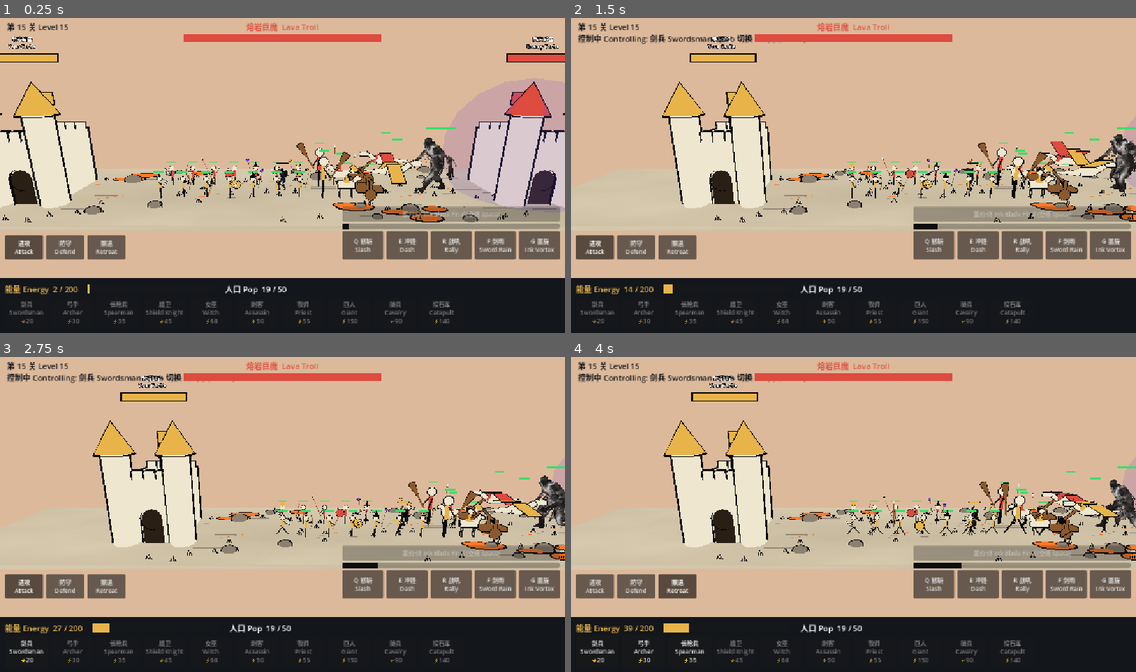
Above: before the commit, frames 1-4 (two rows, left to right).
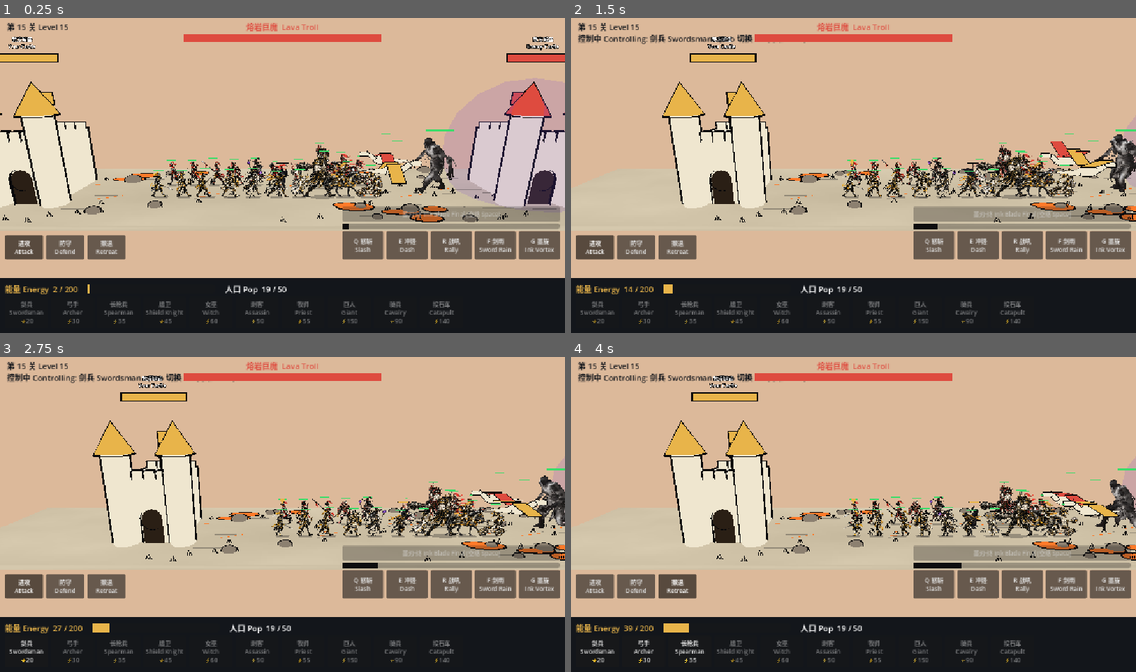
Above: after the commit, the same moments.

Repository: cronustjy-sketch/inkblade
Game: Godot game, scene res://scenes/dev_preview.tscn
Same seed, same stepped clock (60 frames per second), same inputs: the game is played once before the commit and once after it. This scene is started directly instead of the project's main scene.
Inputs (mouse positions are in pixels of both pictures, inside the frame that each line leads up to):
- Up to frame 1 (0.25 s): no input
- Up to frame 2 (1.5 s): tap Enter at 0.5 s; move the mouse to (977, 159) at 0.52 s; hold Right (ui_right) 0.53-1.25 s; tap Tab at 0.6 s; click (977, 159) at 0.67 s; tap Space at 0.77, 1.07 s; drag from (740, 191) to (825, 238) at 1.27 s
- Up to frame 3 (2.75 s): move the mouse to (339, 445) at 2.02 s; hold Right (ui_right) from 2.03 s (still down); tap 1 at 2.1 s
- Up to frame 4 (4 s): release Right (ui_right) at 2.75 s; drag from (825, 577) to (684, 467) at 2.77 s; move the mouse to (1023, 561) at 3.52 s; hold Left (ui_left) from 3.53 s (still down); tap 3 at 3.6 s; tap Space at 3.77 s

The runs differ from the first frame. In frame 1, 3.1% of the frame differs, in the area x 26-81%, y 34-58%; in frame 2, 3.1%, in the area x 48-100%, y 34-58%; in frame 3, 3.1%; in frame 4, 3.0%.

Commit message:
Upgrade 1: ink-brush sprite characters for all army units (Codex art)
Co-Authored-By: Claude Sonnet 5.5 <noreply@anthropic.com>

Diff:
--- /dev/null
+++ b/godot/data/sprite_meta.gd
@@ -0,0 +1,17 @@
+# Generated by tools/bake_sprites.gd - do not edit.
+# Cell size and drawn character height (pixels) of each baked sprite sheet.
+extends RefCounted
+
+const META: Dictionary = {
+	"archer": {"cell_w": 288, "cell_h": 256, "px_h": 216},
+	"assassin": {"cell_w": 288, "cell_h": 256, "px_h": 227},
+	"catapult": {"cell_w": 288, "cell_h": 256, "px_h": 240},
+	"cavalry": {"cell_w": 288, "cell_h": 256, "px_h": 180},
+	"giant": {"cell_w": 288, "cell_h": 256, "px_h": 207},
+	"priest": {"cell_w": 288, "cell_h": 256, "px_h": 205},
+	"prop_castle": {"cell_w": 1526, "cell_h": 944, "px_h": 944},
+	"shield": {"cell_w": 288, "cell_h": 256, "px_h": 240},
+	"soldier": {"cell_w": 288, "cell_h": 256, "px_h": 235},
+	"spear": {"cell_w": 288, "cell_h": 256, "px_h": 186},
+	"witch": {"cell_w": 288, "cell_h": 256, "px_h": 222},
+}
--- a/godot/data/units.gd
+++ b/godot/data/units.gd
@@ -4,19 +4,20 @@
 const PX_PER_M: float = 30.0
 
 const UNITS: Dictionary = {
-	"soldier": {"name_cn": "剑兵", "name_en": "Swordsman", "hp": 60.0, "atk": 10.0, "range": 24.0, "speed": 44.0, "cooldown": 0.9, "cost": 20, "pop": 1, "unlock": 1},
-	"archer": {"name_cn": "弓手", "name_en": "Archer", "hp": 36.0, "atk": 9.0, "range": 155.0, "speed": 36.0, "cooldown": 1.35, "cost": 30, "pop": 1, "unlock": 2, "projectile": "arrow"},
-	"spear": {"name_cn": "长枪兵", "name_en": "Spearman", "hp": 75.0, "atk": 12.0, "range": 42.0, "speed": 40.0, "cooldown": 1.1, "cost": 35, "pop": 1, "unlock": 3, "big_mult": 2.0},
-	"shield": {"name_cn": "盾卫", "name_en": "Shield Knight", "hp": 240.0, "atk": 15.0, "range": 26.0, "speed": 32.0, "cooldown": 1.0, "cost": 45, "pop": 1, "unlock": 4, "armor": 0.35, "blocks_arrows": true},
-	"witch": {"name_cn": "女巫", "name_en": "Witch", "hp": 42.0, "atk": 15.0, "range": 135.0, "speed": 32.0, "cooldown": 2.0, "cost": 60, "pop": 1, "unlock": 5, "projectile": "orb", "splash": 48.0},
-	"assassin": {"name_cn": "刺客", "name_en": "Assassin", "hp": 48.0, "atk": 20.0, "range": 22.0, "speed": 85.0, "cooldown": 0.6, "cost": 50, "pop": 1, "unlock": 6, "crit_chance": 0.3, "crit_mult": 2.5},
-	"priest": {"name_cn": "牧师", "name_en": "Priest", "hp": 55.0, "atk": 0.0, "range": 110.0, "speed": 36.0, "cooldown": 1.4, "cost": 55, "pop": 1, "unlock": 7, "heal": 16.0},
-	"giant": {"name_cn": "巨人", "name_en": "Giant", "hp": 620.0, "atk": 38.0, "range": 52.0, "speed": 18.0, "cooldown": 2.2, "cost": 150, "pop": 3, "unlock": 8, "aoe": 62.0, "knockback": 2.0},
-	"cavalry": {"name_cn": "骑兵", "name_en": "Cavalry", "hp": 170.0, "atk": 20.0, "range": 30.0, "speed": 95.0, "cooldown": 1.0, "cost": 90, "pop": 2, "unlock": 9, "charge_mult": 2.0, "knockback": 2.5},
-	"catapult": {"name_cn": "投石车", "name_en": "Catapult", "hp": 220.0, "atk": 50.0, "range": 330.0, "speed": 16.0, "cooldown": 4.2, "cost": 140, "pop": 3, "unlock": 10, "projectile": "rock", "splash": 55.0, "castle_mult": 2.0},
+	"soldier": {"name_cn": "剑兵", "name_en": "Swordsman", "hp": 60.0, "atk": 10.0, "range": 24.0, "speed": 44.0, "cooldown": 0.9, "cost": 20, "pop": 1, "unlock": 1, "sprite_h": 2.2},
+	"archer": {"name_cn": "弓手", "name_en": "Archer", "hp": 36.0, "atk": 9.0, "range": 155.0, "speed": 36.0, "cooldown": 1.35, "cost": 30, "pop": 1, "unlock": 2, "projectile": "arrow", "sprite_h": 2.2},
+	"spear": {"name_cn": "长枪兵", "name_en": "Spearman", "hp": 75.0, "atk": 12.0, "range": 42.0, "speed": 40.0, "cooldown": 1.1, "cost": 35, "pop": 1, "unlock": 3, "big_mult": 2.0, "sprite_h": 2.4},
+	"shield": {"name_cn": "盾卫", "name_en": "Shield Knight", "hp": 240.0, "atk": 15.0, "range": 26.0, "speed": 32.0, "cooldown": 1.0, "cost": 45, "pop": 1, "unlock": 4, "armor": 0.35, "blocks_arrows": true, "sprite_h": 2.3},
+	"witch": {"name_cn": "女巫", "name_en": "Witch", "hp": 42.0, "atk": 15.0, "range": 135.0, "speed": 32.0, "cooldown": 2.0, "cost": 60, "pop": 1, "unlock": 5, "projectile": "orb", "splash": 48.0, "sprite_h": 2.4},
+	"assassin": {"name_cn": "刺客", "name_en": "Assassin", "hp": 48.0, "atk": 20.0, "range": 22.0, "speed": 85.0, "cooldown": 0.6, "cost": 50, "pop": 1, "unlock": 6, "crit_chance": 0.3, "crit_mult": 2.5, "sprite_h": 2.1},
+	"priest": {"name_cn": "牧师", "name_en": "Priest", "hp": 55.0, "atk": 0.0, "range": 110.0, "speed": 36.0, "cooldown": 1.4, "cost": 55, "pop": 1, "unlock": 7, "heal": 16.0, "sprite_h": 2.3},
+	"giant": {"name_cn": "巨人", "name_en": "Giant", "hp": 620.0, "atk": 38.0, "range": 52.0, "speed": 18.0, "cooldown": 2.2, "cost": 150, "pop": 3, "unlock": 8, "aoe": 62.0, "knockback": 2.0, "sprite_h": 3.8},
+	"cavalry": {"name_cn": "骑兵", "name_en": "Cavalry", "hp": 170.0, "atk": 20.0, "range": 30.0, "speed": 95.0, "cooldown": 1.0, "cost": 90, "pop": 2, "unlock": 9, "charge_mult": 2.0, "knockback": 2.5, "sprite_h": 3.0},
+	"catapult": {"name_cn": "投石车", "name_en": "Catapult", "hp": 220.0, "atk": 50.0, "range": 330.0, "speed": 16.0, "cooldown": 4.2, "cost": 140, "pop": 3, "unlock": 10, "projectile": "rock", "splash": 55.0, "castle_mult": 2.0, "sprite_h": 2.6},
 	"dragon": {"name_cn": "苍龙", "name_en": "Dragon", "hp": 900.0, "atk": 16.0, "range": 40.0, "speed": 80.0, "cooldown": 1.0, "cost": 190, "pop": 4, "unlock": 201, "flying": true},
 }
 
+# "sprite_h" = height in meters of the drawn character in its sprite sheet (sprites/<key>_gold|red.png).
 # The hero (not a spawnable unit). Pixel values like UNITS.
 const HERO: Dictionary = {
 	"name_cn": "墨刃", "name_en": "Ink Blade",
--- /dev/null
+++ b/godot/scripts/spriterig.gd
@@ -0,0 +1,113 @@
+extends Node3D
+
+# Billboard sprite visual for a unit, drawn from the baked ink sprite sheets (sprites/<key>_gold|red.png).
+# Same interface as stickman.gd: set_moving(), play_attack(), set_facing(), flash(), `height`.
+# Sheet layout: 4 columns x 2 rows; top row = walk cycle, bottom row = attack. Sprites are drawn facing right.
+
+const UnitData := preload("res://data/units.gd")
+const SpriteMeta := preload("res://data/sprite_meta.gd")
+
+const COLS: int = 4
+const FEET_MARGIN_PX: float = 8.0 # keep in sync with MARGIN in tools/bake_sprites.gd
+const FLASH_TIME: float = 0.12
+
+static var _shadow_mesh: CylinderMesh
+static var _shadow_mat: StandardMaterial3D
+
+var height: float = 2.0
+var gait: float = 4.0
+
+var _sprite: Sprite3D
+var _moving: bool = false
+var _phase: float = 0.0
+var _attack_t: float = -1.0
+var _attack_dur: float = 0.35
+var _face: float = 1.0
+var _flash_t: float = 0.0
+
+static func has_sprite(key: String) -> bool:
+	return SpriteMeta.META.has(key)
+
+func setup(key: String, team: int, speed_mps: float) -> void:
+	var meta: Dictionary = SpriteMeta.META[key]
+	height = UnitData.UNITS[key]["sprite_h"]
+	gait = 4.2 * speed_mps if speed_mps > 0.0 else 4.0
+	var tex: Texture2D = load("res://sprites/%s_%s.png" % [key, "gold" if team == 0 else "red"])
+
+	_sprite = Sprite3D.new()
+	_sprite.texture = tex
+	_sprite.hframes = COLS
+	_sprite.vframes = 2
+	_sprite.pixel_size = height / float(meta["px_h"])
+	_sprite.offset = Vector2(0.0, meta["cell_h"] * 0.5 - FEET_MARGIN_PX)
+	_sprite.billboard = BaseMaterial3D.BILLBOARD_FIXED_Y
+	_sprite.shaded = false
+	_sprite.alpha_cut = SpriteBase3D.ALPHA_CUT_DISCARD
+	_sprite.alpha_scissor_threshold = 0.5
+	_sprite.texture_filter = BaseMaterial3D.TEXTURE_FILTER_LINEAR_WITH_MIPMAPS
+	add_child(_sprite)
+
+	var shadow := MeshInstance3D.new()
+	shadow.mesh = _get_shadow_mesh()
+	shadow.material_override = _get_shadow_mat()
+	var w: float = height * 0.55
+	shadow.scale = Vector3(w, 1.0, w * 0.4)
+	shadow.position.y = 0.02
+	add_child(shadow)
+
+	set_facing(team == 0)
+
+func set_facing(right: bool) -> void:
+	_face = 1.0 if right else -1.0
+	_sprite.flip_h = not right
+
+func set_moving(value: bool) -> void:
+	_moving = value
+
+func play_attack(duration: float) -> void:
+	_attack_dur = clampf(duration * 0.6, 0.25, 0.8)
+	_attack_t = 0.0
+
+# Brief red tint when the unit is hit.
+func flash() -> void:
+	_flash_t = FLASH_TIME
+
+func _process(delta: float) -> void:
+	if _moving:
+		_phase += delta * gait
+	var frame: int
+	if _attack_t >= 0.0:
+		_attack_t += delta
+		if _attack_t >= _attack_dur:
+			_attack_t = -1.0
+	if _attack_t >= 0.0:
+		var u: float = clampf(_attack_t / _attack_dur, 0.0, 0.999)
+		frame = COLS + int(u * COLS)
+		_sprite.position.x = sin(u * PI) * 0.18 * _face
+	else:
+		frame = int(floor(_phase / (PI * 0.5))) % COLS if _moving else 0
+		_sprite.position.x = 0.0
+	_sprite.frame = frame
+	if _flash_t > 0.0:
+		_flash_t -= delta
+		_sprite.modulate = Color(1.0, 0.55, 0.55)
+	else:
+		_sprite.modulate = Color.WHITE
+
+static func _get_shadow_mesh() -> CylinderMesh:
+	if _shadow_mesh == null:
+		_shadow_mesh = CylinderMesh.new()
+		_shadow_mesh.top_radius = 0.5
+		_shadow_mesh.bottom_radius = 0.5
+		_shadow_mesh.height = 0.02
+		_shadow_mesh.radial_segments = 14
+		_shadow_mesh.rings = 1
+	return _shadow_mesh
+
+static func _get_shadow_mat() -> StandardMaterial3D:
+	if _shadow_mat == null:
+		_shadow_mat = StandardMaterial3D.new()
+		_shadow_mat.shading_mode = BaseMaterial3D.SHADING_MODE_UNSHADED
+		_shadow_mat.albedo_color = Color(0.05, 0.05, 0.07, 0.28)
+		_shadow_mat.transparency = BaseMaterial3D.TRANSPARENCY_ALPHA
+	return _shadow_mat
--- a/godot/scripts/unit.gd
+++ b/godot/scripts/unit.gd
@@ -6,6 +6,7 @@
 const Fx := preload("res://scripts/fx.gd")
 const BossData := preload("res://data/bosses.gd")
 const ModelRigScript := preload("res://scripts/modelrig.gd")
+const SpriteRigScript := preload("res://scripts/spriterig.gd")
 const CASTLE_HALF_WIDTH: float = 3.2
 const LANE_MIN_X: float = 0.0
 const LANE_MAX_X: float = 40.0
@@ -85,7 +86,11 @@
 		_rig = ModelRigScript.new()
 		_rig.setup(data)
 		_bar_half = 1.2
+	elif SpriteRigScript.has_sprite(key):
+		_rig = SpriteRigScript.new()
+		_rig.setup(key, team, speed)
 	else:
+		# Units without baked sprites (the dragon) keep the primitive stickman.
 		_rig = StickmanScript.new()
 		_rig.setup(key, team, speed)
 	add_child(_rig)
@@ -94,7 +99,7 @@
 	var quad := QuadMesh.new()
 	quad.size = Vector2(_bar_half * 2.0, 0.1 if not is_boss else 0.16)
 	_fill.mesh = quad
-	_fill.position.y = _rig.height + 0.25
+	_fill.position.y = _rig.height + 0.12
 	var bar_mat := _unshaded(Color("3ddc6a"))
 	bar_mat.billboard_mode = BaseMaterial3D.BILLBOARD_ENABLED
 	bar_mat.billboard_keep_scale = true
@@ -226,6 +231,8 @@
 
 func take_damage(amount: float) -> void:
 	hp -= amount * (1.0 - armor)
+	if _rig.has_method("flash"):
+		_rig.flash()
 	_update_bar()
 	if hp <= 0.0:
 		queue_free()
--- /dev/null
+++ b/godot/tools/bake_sprites.gd
@@ -0,0 +1,289 @@
+extends SceneTree
+
+# Bakes the raw Codex sprite sheets in art_src/raw/<unit>.png (white background, 4x2 grid:
+# top row = walk, bottom row = attack) into game-ready sheets:
+#   sprites/<unit>_gold.png  player version (gold trim, as drawn)
+#   sprites/<unit>_red.png   enemy version (gold hues shifted to red)
+#   data/sprite_meta.gd      cell size and drawn character height per unit
+#
+# Run:  godot --headless --path . --script res://tools/bake_sprites.gd
+# then: godot --headless --path . --import
+
+const RAW_DIR: String = "res://art_src/raw/"
+const OUT_DIR: String = "res://sprites/"
+const META_PATH: String = "res://data/sprite_meta.gd"
+const COLS: int = 4
+const ROWS: int = 2
+const OUT_W: int = 288
+const OUT_H: int = 256
+const MARGIN: int = 8
+const BG_MIN: int = 232 # a border-connected pixel whose darkest channel is >= this is background
+const WHITE_MIN: int = 246 # enclosed pure-white patches at least WHITE_BLOB px big are holes too
+const WHITE_BLOB: int = 80
+const ALPHA_MIN: int = 24
+const MIN_BLOB: int = 6
+
+func _init() -> void:
+	DirAccess.make_dir_recursive_absolute(ProjectSettings.globalize_path(OUT_DIR))
+	var meta: Dictionary = {}
+	var dir := DirAccess.open(RAW_DIR)
+	var names: PackedStringArray = dir.get_files()
+	names.sort()
+	for file_name in names:
+		if not file_name.ends_with(".png"):
+			continue
+		var key: String = file_name.get_basename()
+		var info: Dictionary = _bake(key)
+		if not info.is_empty():
+			meta[key] = info
+			print("baked %s: px_h=%d" % [key, info["px_h"]])
+	_write_meta(meta)
+	quit()
+
+@warning_ignore("integer_division")
+func _bake(key: String) -> Dictionary:
+	var img := Image.new()
+	if img.load(ProjectSettings.globalize_path(RAW_DIR + key + ".png")) != OK:
+		push_error("cannot load " + key)
+		return {}
+	img.convert(Image.FORMAT_RGBA8)
+	var w: int = img.get_width()
+	var h: int = img.get_height()
+	var data: PackedByteArray = img.get_data()
+	_remove_background(data, w, h)
+	_clear_enclosed_white(data, w, h)
+	if key.begins_with("prop_"):
+		return _bake_prop(key, data, w, h)
+
+	# Group opaque pixels into blobs and give each blob to the cell holding its centre, so a sword that
+	# crosses a cell border stays with its warrior instead of being chopped in two.
+	var cw: int = w / COLS
+	var ch: int = h / ROWS
+	var labels := PackedInt32Array()
+	labels.resize(w * h)
+	var blob_cell: Array[int] = [-1]
+	var blob_box: Array[Rect2i] = [Rect2i()]
+	var next_id: int = 1
+	for start in w * h:
+		if labels[start] != 0 or data[start * 4 + 3] <= ALPHA_MIN:
+			continue
+		var id: int = next_id
+		next_id += 1
+		var stack := PackedInt32Array([start])
+		labels[start] = id
+		var min_x: int = w
+		var min_y: int = h
+		var max_x: int = 0
+		var max_y: int = 0
+		var sum_x: int = 0
+		var sum_y: int = 0
+		var count: int = 0
+		while not stack.is_empty():
+			var p: int = stack[stack.size() - 1]
+			stack.resize(stack.size() - 1)
+			var px: int = p % w
+			var py: int = p / w
+			min_x = mini(min_x, px)
+			max_x = maxi(max_x, px)
+			min_y = mini(min_y, py)
+			max_y = maxi(max_y, py)
+			sum_x += px
+			sum_y += py
+			count += 1
+			for dy in range(-1, 2):
+				var yy: int = py + dy
+				if yy < 0 or yy >= h:
+					continue
+				for dx in range(-1, 2):
+					var xx: int = px + dx
+					if xx < 0 or xx >= w:
+						continue
+					var q: int = yy * w + xx
+					if labels[q] == 0 and data[q * 4 + 3] > ALPHA_MIN:
+						labels[q] = id
+						stack.append(q)
+		var cell: int = -1
+		if count >= MIN_BLOB:
+			var col: int = clampi(sum_x / count / cw, 0, COLS - 1)
+			var row: int = clampi(sum_y / count / ch, 0, ROWS - 1)
+			cell = row * COLS + col
+		blob_cell.append(cell)
+		blob_box.append(Rect2i(min_x, min_y, max_x - min_x + 1, max_y - min_y + 1))
+
+	# Per-cell bounding box = union of its blobs.
+	var boxes: Array[Rect2i] = []
+	boxes.resize(COLS * ROWS)
+	var has_box: Array[bool] = []
+	has_box.resize(COLS * ROWS)
+	for id in range(1, next_id):
+		var cell: int = blob_cell[id]
+		if cell < 0:
+			continue
+		boxes[cell] = blob_box[id] if not has_box[cell] else boxes[cell].merge(blob_box[id])
+		has_box[cell] = true
+
+	var scale_f: float = 1.0
+	for i in boxes.size():
+		if has_box[i]:
+			scale_f = minf(scale_f, minf(float(OUT_W - MARGIN * 2) / boxes[i].size.x, float(OUT_H - MARGIN * 2) / boxes[i].size.y))
+
+	var sheet := Image.create(OUT_W * COLS, OUT_H * ROWS, false, Image.FORMAT_RGBA8)
+	var walk_h: float = 0.0
+	for i in boxes.size():
+		if not has_box[i]:
+			continue
+		var box: Rect2i = boxes[i]
+		var cell_img := Image.create(box.size.x, box.size.y, false, Image.FORMAT_RGBA8)
+		for y in box.size.y:
+			for x in box.size.x:
+				var p: int = (box.position.y + y) * w + box.position.x + x
+				var id: int = labels[p]
+				if id != 0 and blob_cell[id] == i:
+					var o: int = p * 4
+					cell_img.set_pixel(x, y, Color8(data[o], data[o + 1], data[o + 2], data[o + 3]))
+		var nw: int = maxi(1, roundi(box.size.x * scale_f))
+		var nh: int = maxi(1, roundi(box.size.y * scale_f))
+		cell_img.resize(nw, nh, Image.INTERPOLATE_LANCZOS)
+		var col: int = i % COLS
+		var row: int = i / COLS
+		# Keep the character's horizontal position inside its source cell; feet go on a common baseline.
+		var src_center: float = box.position.x + box.size.x * 0.5 - col * cw
+		var cx: float = OUT_W * 0.5 + (src_center - cw * 0.5) * scale_f
+		var x0: int = clampi(roundi(cx - nw * 0.5), 0, OUT_W - nw)
+		var y0: int = OUT_H - MARGIN - nh
+		sheet.blit_rect(cell_img, Rect2i(0, 0, nw, nh), Vector2i(col * OUT_W + x0, row * OUT_H + y0))
+		if row == 0:
+			walk_h += nh
+	walk_h /= float(COLS)
+
+	sheet.save_png(ProjectSettings.globalize_path(OUT_DIR + key + "_gold.png"))
+	_recolor_gold_to_red(sheet)
+	sheet.save_png(ProjectSettings.globalize_path(OUT_DIR + key + "_red.png"))
+	return {"cell_w": OUT_W, "cell_h": OUT_H, "px_h": roundi(walk_h)}
+
+# Flood-fills the near-white background from the image border to transparent, then softens the edge.
+@warning_ignore("integer_division")
+func _remove_background(data: PackedByteArray, w: int, h: int) -> void:
+	var bg := PackedByteArray()
+	bg.resize(w * h)
+	var queue := PackedInt32Array()
+	for x in w:
+		queue.append(x)
+		queue.append((h - 1) * w + x)
+	for y in h:
+		queue.append(y * w)
+		queue.append(y * w + w - 1)
+	var head: int = 0
+	while head < queue.size():
+		var p: int = queue[head]
+		head += 1
+		if bg[p] == 1:
+			continue
+		var o: int = p * 4
+		if mini(data[o], mini(data[o + 1], data[o + 2])) < BG_MIN:
+			continue
+		bg[p] = 1
+		var px: int = p % w
+		var py: int = p / w
+		if px > 0:
+			queue.append(p - 1)
+		if px < w - 1:
+			queue.append(p + 1)
+		if py > 0:
+			queue.append(p - w)
+		if py < h - 1:
+			queue.append(p + w)
+	# Edge softening: pixels next to the background fade by how light they are, so no white halo remains.
+	for p in w * h:
+		var o: int = p * 4
+		if bg[p] == 1:
+			data[o + 3] = 0
+			continue
+		var px: int = p % w
+		var py: int = p / w
+		if _touches_bg(bg, w, h, px, py, 2):
+			var minc: int = mini(data[o], mini(data[o + 1], data[o + 2]))
+			data[o + 3] = int(clampf((BG_MIN + 10.0 - minc) / 110.0, 0.0, 1.0) * 255.0)
+
+func _touches_bg(bg: PackedByteArray, w: int, h: int, px: int, py: int, radius: int) -> bool:
+	for dy in range(-radius, radius + 1):
+		var yy: int = py + dy
+		if yy < 0 or yy >= h:
+			continue
+		for dx in range(-radius, radius + 1):
+			var xx: int = px + dx
+			if xx >= 0 and xx < w and bg[yy * w + xx] == 1:
+				return true
+	return false
+
+# Pure-white patches fully enclosed by ink (e.g. between an arm and the body) are also background.
+@warning_ignore("integer_division")
+func _clear_enclosed_white(data: PackedByteArray, w: int, h: int) -> void:
+	var seen := PackedByteArray()
+	seen.resize(w * h)
+	for start in w * h:
+		var so: int = start * 4
+		if seen[start] == 1 or data[so + 3] <= ALPHA_MIN or mini(data[so], mini(data[so + 1], data[so + 2])) < WHITE_MIN:
+			continue
+		var blob := PackedInt32Array([start])
+		seen[start] = 1
+		var i: int = 0
+		while i < blob.size():
+			var p: int = blob[i]
+			i += 1
+			var px: int = p % w
+			var py: int = p / w
+			for n: int in [p - 1, p + 1, p - w, p + w]:
+				if n < 0 or n >= w * h or seen[n] == 1:
+					continue
+				if (n == p - 1 and px == 0) or (n == p + 1 and px == w - 1):
+					continue
+				var no: int = n * 4
+				if data[no + 3] > ALPHA_MIN and mini(data[no], mini(data[no + 1], data[no + 2])) >= WHITE_MIN:
+					seen[n] = 1
+					blob.append(n)
+		if blob.size() >= WHITE_BLOB:
+			for p in blob:
+				data[p * 4 + 3] = 0
+
+# Enemy version: shift gold / yellow hues to the enemy red (#de4b3f), leaving black ink and parchment alone.
+func _recolor_gold_to_red(img: Image) -> void:
+	var red_hue: float = Color("de4b3f").h
+	for y in img.get_height():
+		for x in img.get_width():
+			var c: Color = img.get_pixel(x, y)
+			if c.a < 0.05:
+				continue
+			if c.h >= 0.07 and c.h <= 0.19 and c.s > 0.32 and c.v > 0.3:
+				img.set_pixel(x, y, Color.from_hsv(red_hue, minf(1.0, c.s * 1.05), c.v, c.a))
+
+func _write_meta(meta: Dictionary) -> void:
+	var f := FileAccess.open(META_PATH, FileAccess.WRITE)
+	f.store_string("# Generated by tools/bake_sprites.gd - do not edit.\n# Cell size and drawn character height (pixels) of each baked sprite sheet.\nextends RefCounted\n\nconst META: Dictionary = {\n")
+	var keys: Array = meta.keys()
+	keys.sort()
+	for k in keys:
+		var m: Dictionary = meta[k]
+		f.store_string('\t"%s": {"cell_w": %d, "cell_h": %d, "px_h": %d},\n' % [k, m["cell_w"], m["cell_h"], m["px_h"]])
+	f.store_string("}\n")
+
+# Single illustrations (art_src/raw/prop_<name>.png, e.g. the castle): background removed, cropped to the
+# artwork, saved as sprites/prop_<name>_gold.png and _red.png. meta: width / height in pixels.
+func _bake_prop(key: String, data: PackedByteArray, w: int, h: int) -> Dictionary:
+	var min_x: int = w
+	var min_y: int = h
+	var max_x: int = 0
+	var max_y: int = 0
+	for y in h:
+		for x in w:
+			if data[(y * w + x) * 4 + 3] > ALPHA_MIN:
+				min_x = mini(min_x, x)
+				max_x = maxi(max_x, x)
+				min_y = mini(min_y, y)
+				max_y = maxi(max_y, y)
+	var full := Image.create_from_data(w, h, false, Image.FORMAT_RGBA8, data)
+	var crop := full.get_region(Rect2i(min_x, min_y, max_x - min_x + 1, max_y - min_y + 1))
+	crop.save_png(ProjectSettings.globalize_path(OUT_DIR + key + "_gold.png"))
+	_recolor_gold_to_red(crop)
+	crop.save_png(ProjectSettings.globalize_path(OUT_DIR + key + "_red.png"))
+	return {"cell_w": crop.get_width(), "cell_h": crop.get_height(), "px_h": crop.get_height()}
Not shown, added: godot/art_src/.gdignore
Binary file added: godot/art_src/raw/archer.png
Binary file added: godot/art_src/raw/assassin.png
Binary file added: godot/art_src/raw/catapult.png
Binary file added: godot/art_src/raw/cavalry.png
Binary file added: godot/art_src/raw/giant.png
Binary file added: godot/art_src/raw/priest.png
Binary file added: godot/art_src/raw/shield.png
Binary file added: godot/art_src/raw/soldier.png
Binary file added: godot/art_src/raw/spear.png
Binary file added: godot/art_src/raw/witch.png
Binary file added: godot/sprites/archer_gold.png
(and 42 more such lines)
